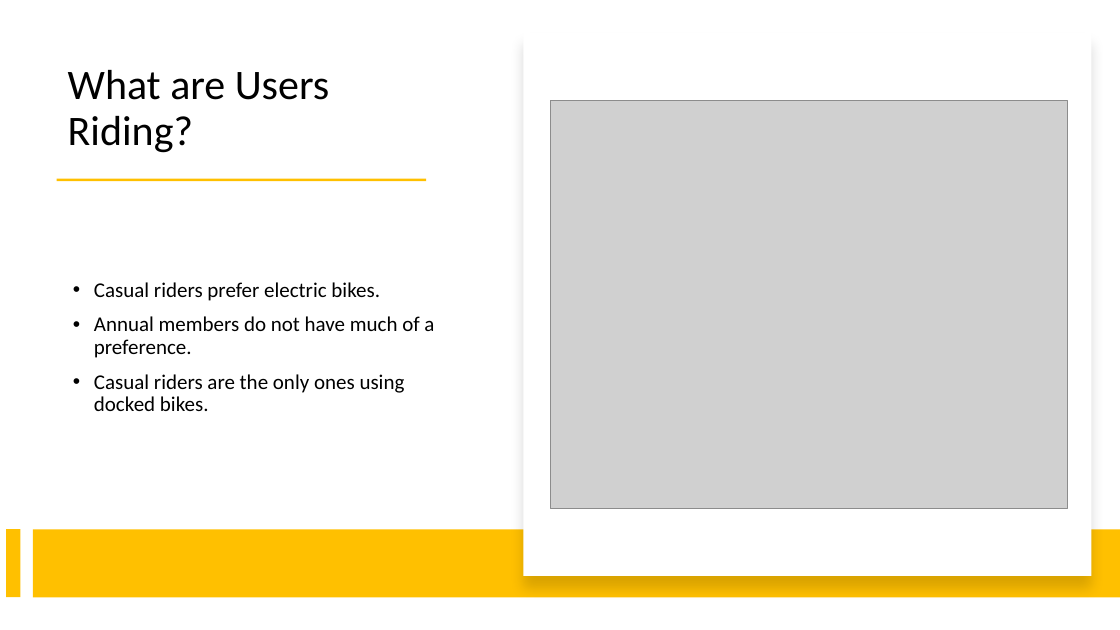
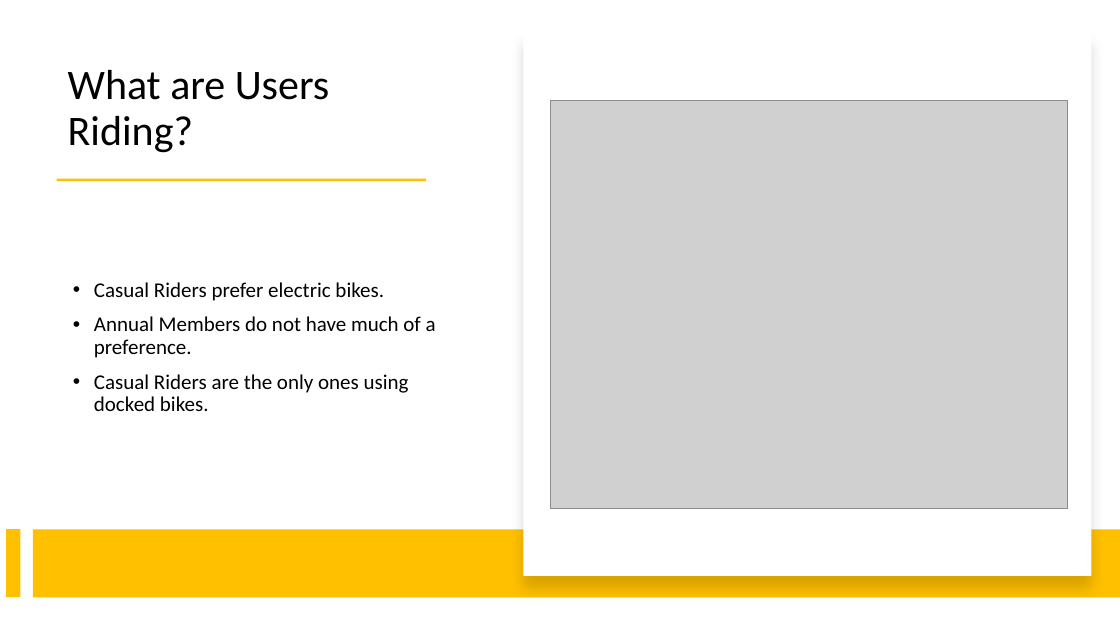
Before and after one commit to paulgreber/RideShareAnalysis, a slide deck: slide 11 of cyclistic_bike_share_analysis.pptx. Drawn at 1120x630 pixels with LibreOffice and Linux fonts; fonts in the diff are those of the drawing; grey boxes stand for pictures. Boxes give left, top, right and bottom in pixels: in the first picture for what was removed or moved away, otherwise in the second. Text is boxed around its words. In the diff, an @@ line names an element or a change of style, - is before the commit and + after.

```diff
--- a/cyclistic_bike_share_analysis.pptx
+++ b/cyclistic_bike_share_analysis.pptx
@@ text at <box>94,282,436,411</box>: text changed @@
-• Casual riders prefer electric bikes.
-• Annual members do not have much of a preference.
-• Casual riders are the only ones using docked bikes.
+• Casual Riders prefer electric bikes.
+• Annual Members do not have much of a preference.
+• Casual Riders are the only ones using docked bikes.
```
Also in this commit, not shown: 6 other slides changed, 1 other file.
